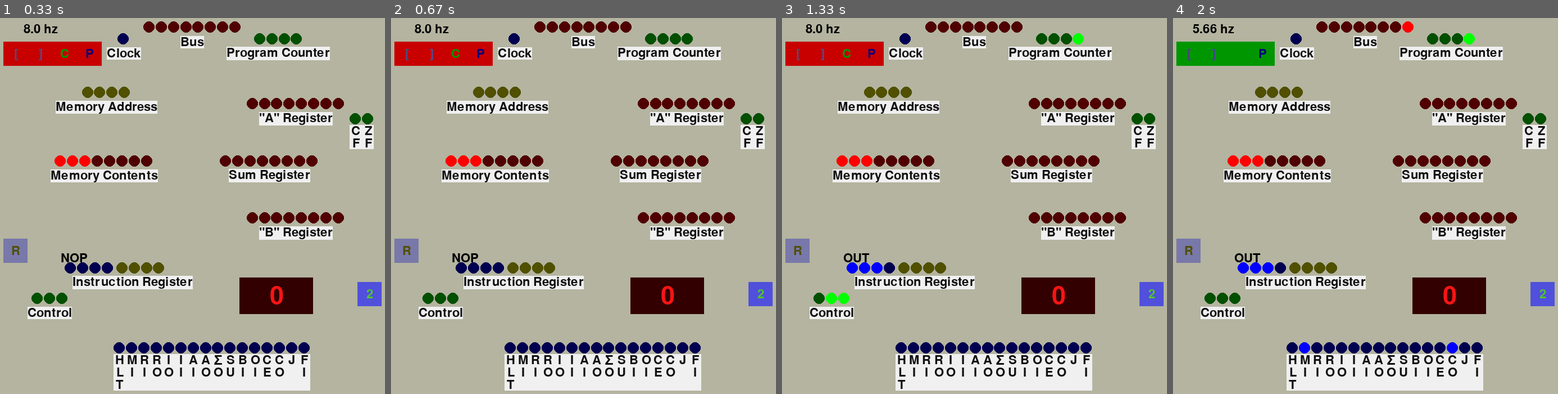
Above: before the commit, frames 1-4 (left to right).
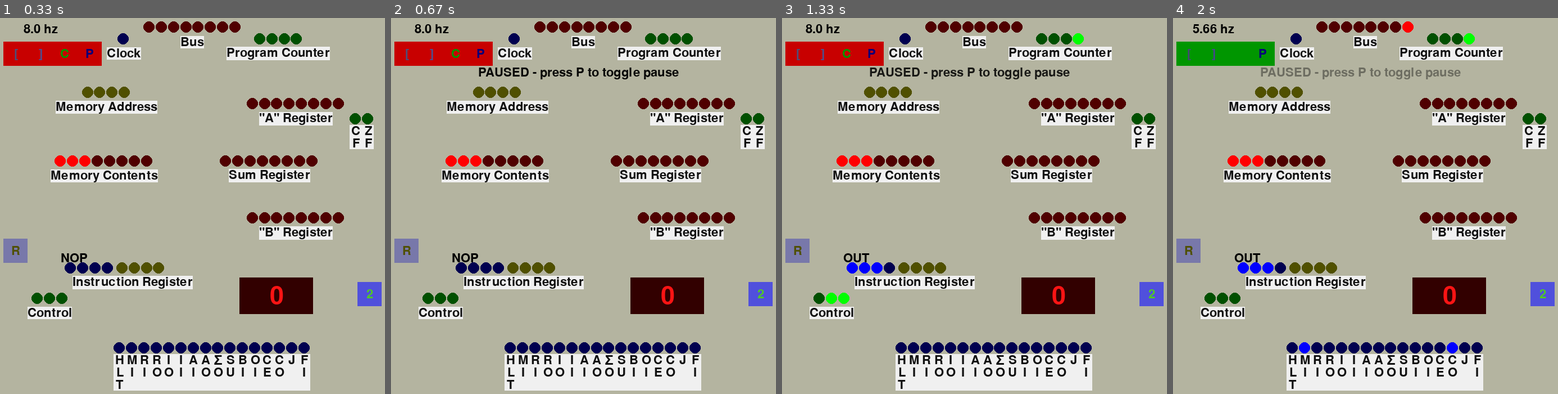
Above: after the commit, the same moments.

Repository: beauxq/be8bbbce
Game: pygame game, started from visual.py
Same seed, same stepped clock (60 frames per second), same inputs: the game is played once before the commit and once after it.
Inputs:
- Up to frame 1 (0.33 s): no input
- Up to frame 2 (0.67 s): tap Enter at 0.33 s
- Up to frame 3 (1.33 s): tap Space at 0.67, 1.07 s
- Up to frame 4 (2 s): tap Space at 1.37, 1.57, 1.9 s; tap  at 1.98 s

Frame 1 is identical in both runs. In frame 2, 0.6% of the frame differs, in the area x 22-75%, y 13-17%; in frame 3, 0.6%; in frame 4, 0.6%.

Commit message:
add pause button UI message for someone unfamiliar with controls

Diff:
--- a/visualcomponents/visualmain.py
+++ b/visualcomponents/visualmain.py
@@ -18,6 +18,7 @@
     def __init__(self, computer: Computer):
         pygame.display.set_caption("be8bbbce")
         self.screen = pygame.display.set_mode((700, 700), pygame.RESIZABLE)
+        self.background_color = (180, 180, 160)  # imitating color of breadboard
         self.computer = computer
         self.running = False
         self.ram_reader = RamReader(computer.ram)
@@ -25,6 +26,9 @@
         self.sw = SignalWatcher(computer.signals)
         self.paused = True
         self.twos = False
+
+        self.pause_message_time = 2000  # total time to display message, milliseconds
+        self.pause_message_timer = 0  # time remaining to display message
 
         self.fps = 60
         self.clock_hz_exponent = 10  # hz = 0.25 * 2 ** (x * .5)
@@ -62,6 +66,9 @@
 
     def get_clock_hz(self):
         return round(0.25 * (2 ** (self.clock_hz_exponent * 0.5)), 2)
+
+    def update_pause_message_timer(self):
+        self.pause_message_timer = max(self.pause_message_timer - 1000 // self.fps, 0)
 
     def run_computer_clock(self):
         passed_ms = pygame.time.get_ticks() - self.last_ms
@@ -110,6 +117,9 @@
                 elif event.key == pygame.K_2:
                     if not self.keys_pressed[event.key]:
                         self.twos = not self.twos
+                elif self.paused:  # any other key while paused
+                    # message for someone unfamiliar with controls
+                    self.pause_message_timer = self.pause_message_time
 
                 self.keys_pressed[event.key] = True
             if event.type == pygame.KEYUP:
@@ -125,12 +135,14 @@
         while self.running:
             pygame_clock.tick(self.fps)
 
+            self.update_pause_message_timer()
+
             if not self.paused:
                 self.run_computer_clock()
 
             self.process_events()
 
-            self.screen.fill((180, 180, 160))
+            self.screen.fill(self.background_color)
 
             self.draw()
 
@@ -223,6 +235,15 @@
         text_rect = text.get_rect()
         text_rect.center = (x + (size * 1.5), y - (size / 2))
         self.screen.blit(text, text_rect)
+        # pause message (for someone unfamiliar with controls)
+        if self.pause_message_timer > 0:
+            progress = ((-self.pause_message_timer) / self.pause_message_time) + 1
+            brightness = 4 * (progress - (progress ** 0.5)) + 1  # inverted brightness, because it's black
+            text = self.button_font.render("PAUSED - press P to toggle pause",
+                                           True, tuple(brightness * _ for _ in self.background_color))
+            text_rect = text.get_rect()
+            text_rect.topleft = (x + (size * 3.4), y + (size))
+            self.screen.blit(text, text_rect)
 
         # reset button
         color = (120, 120, 170)
